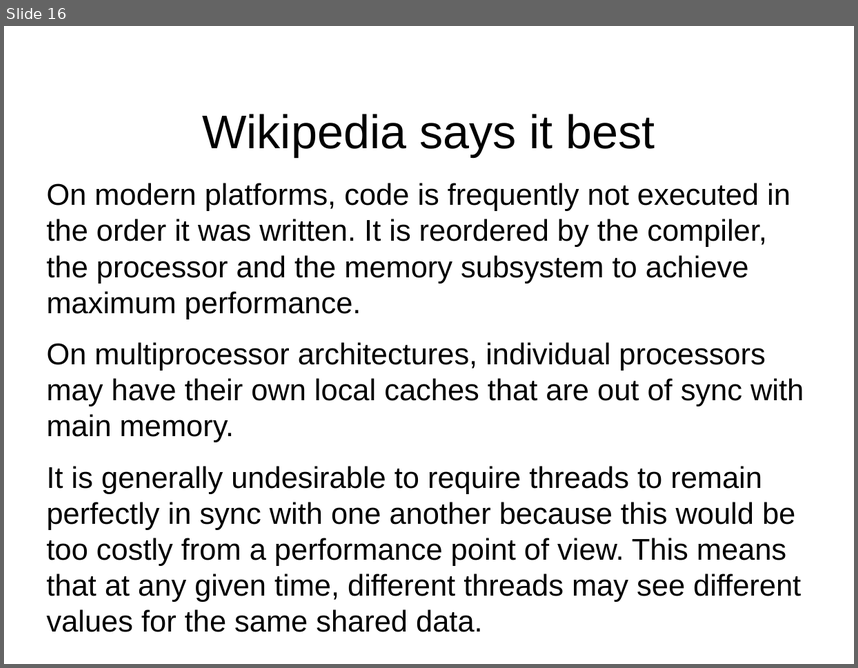
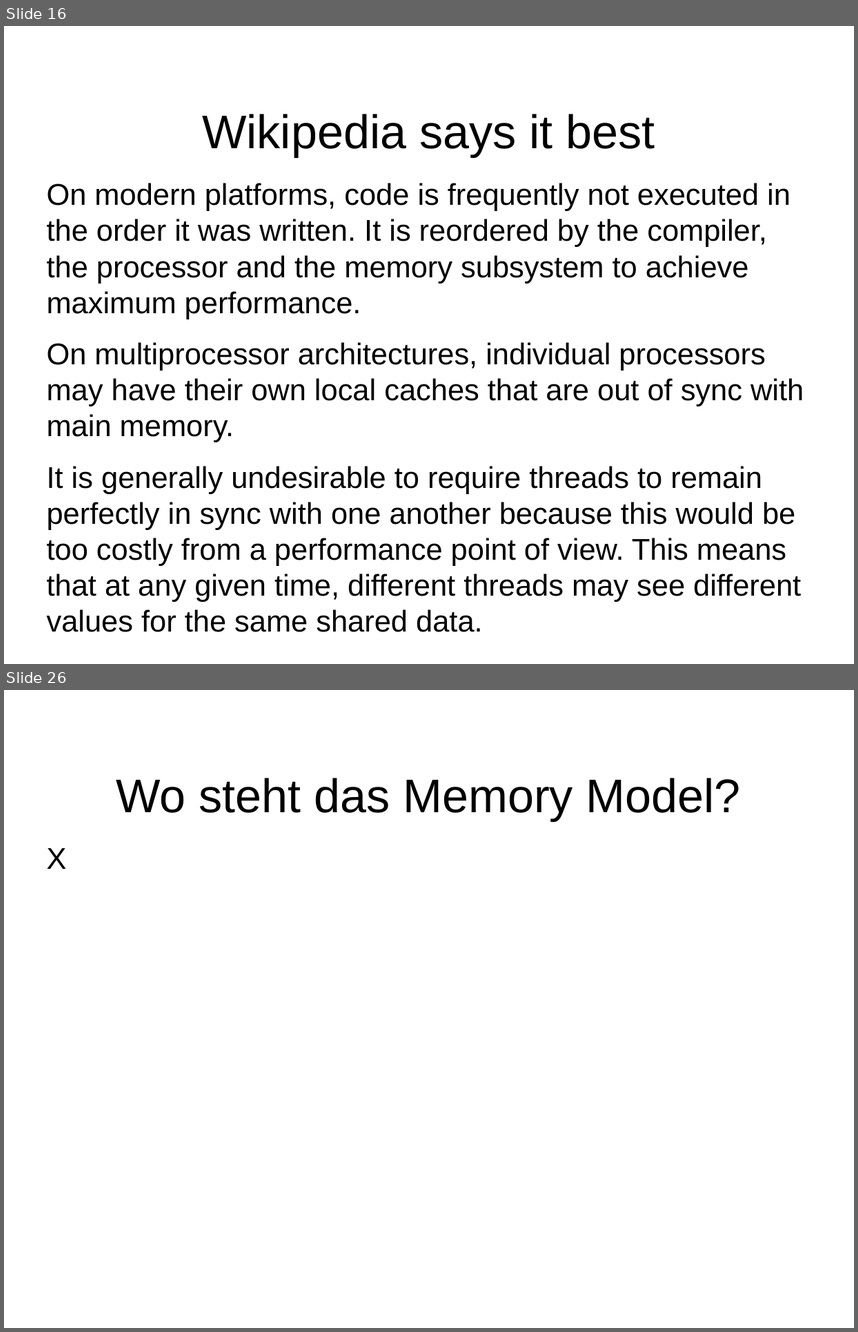
Before and after one commit to dlindner/vorlesung-se2-dhbw, a slide deck: added_2016/Java Memory Model.odp. Shown one above the other, each under a label of ours: slide 16 before the commit, slides 16 and 26 after it; the slides between them are not shown. The pictures are 858x668 and 858x1332 pixels, drawn with LibreOffice and Linux fonts; fonts in the diff are those of the drawing; background and template pictures are left out. Boxes give left, top, right and bottom in pixels: in the first picture for what was removed or moved away, otherwise in the second. Text is boxed around its words. In the diff, an @@ line names an element or a change of style, - is before the commit and + after.

```diff
--- a/added_2016/Java Memory Model.odp
+++ b/added_2016/Java Memory Model.odp
@@ slide 26 added at <box>4,690,854,1328</box>, background picture (left out) @@
@@ title added at <box>116,778,741,821</box>, 44 pt, text #000000 @@
+Wo steht das Memory Model?
@@ text added at <box>47,848,67,869</box>, 28 pt, text #000000 @@
+X
```
Also in this commit, not shown: 19 other slides added.
